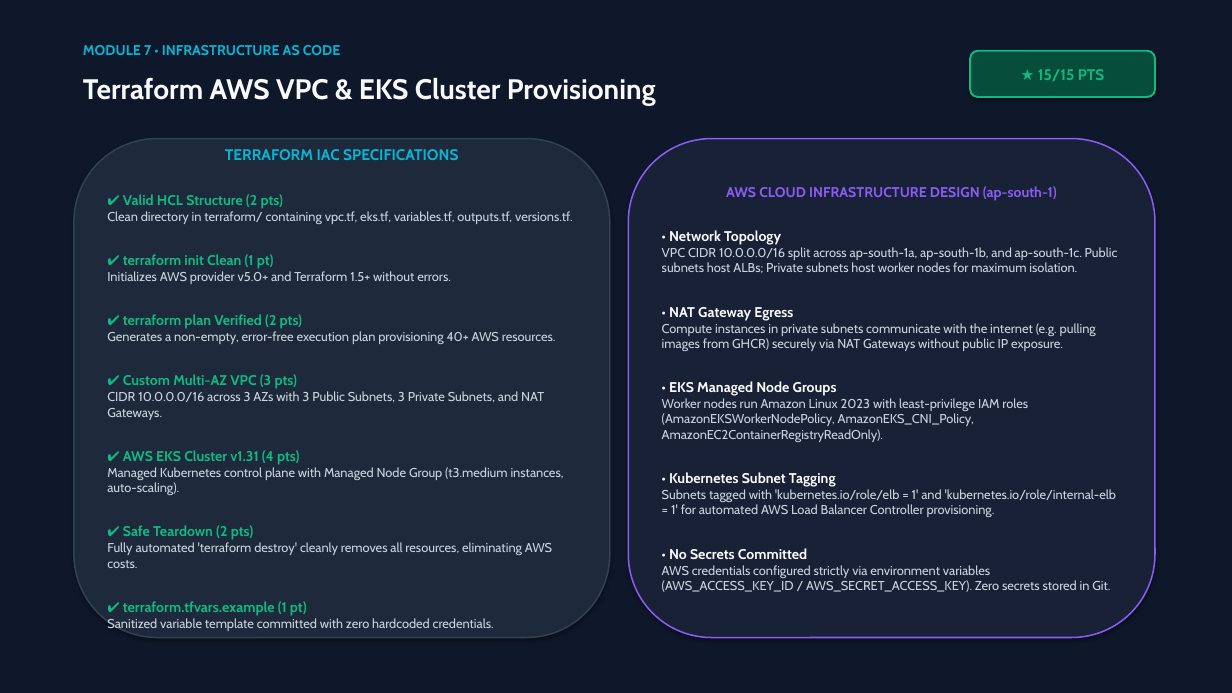
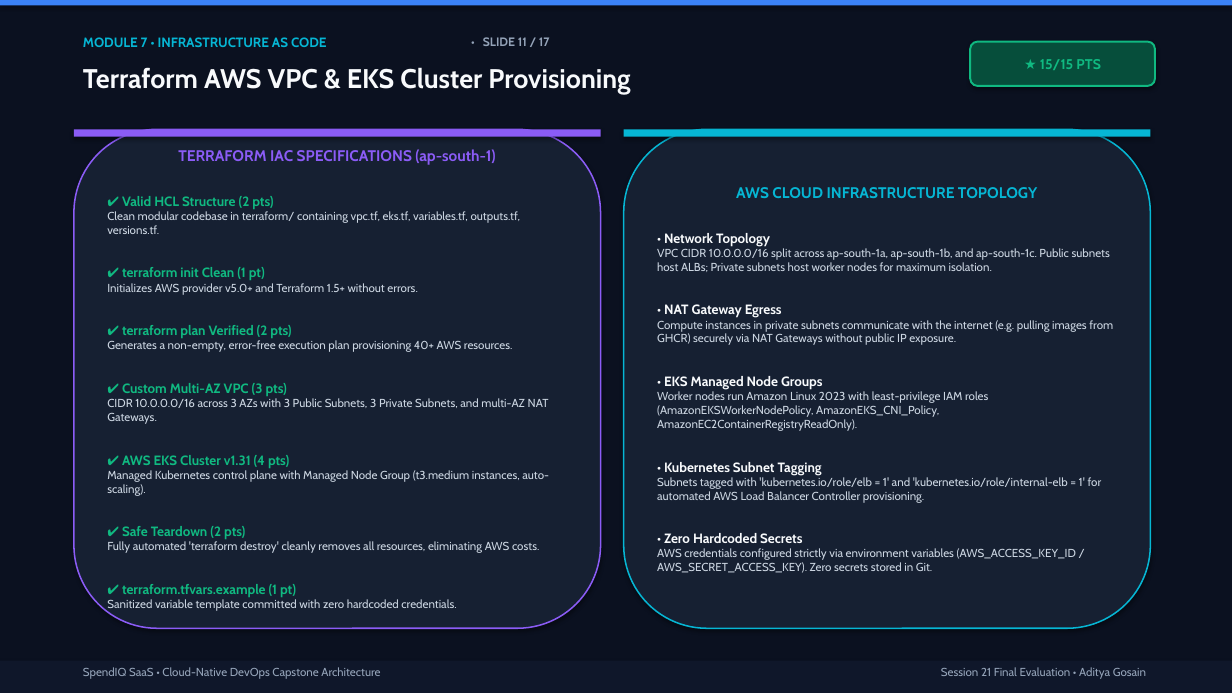
Before and after one commit to Posiedon207/SpendIQ, a slide deck: slide 11 of demo/SpendIQ_Capstone_Presentation.pptx (slide 9 before the commit). Drawn at 1232x693 pixels with LibreOffice and Linux fonts; fonts in the diff are those of the drawing. Boxes give left, top, right and bottom in pixels: in the first picture for what was removed or moved away, otherwise in the second. Text is boxed around its words. In the diff, an @@ line names an element or a change of style, - is before the commit and + after.

Commit message:
feat(presentation): upgrade to 17-slide master capstone deck and add SRE troubleshooting runbooks

```diff
--- a/demo/SpendIQ_Capstone_Presentation.pptx
+++ b/demo/SpendIQ_Capstone_Presentation.pptx
@@ rectangle at (0, 0, 1232, 693): fill #0F172A to #0B1120 @@
@@ rectangle added at (0, 0, 1232, 6), fill #3B82F6 @@
@@ text "Terraform AWS VPC & EKS ...": place and size @@
-text "Terraform AWS VPC & EKS ..." at (83, 78, 656, 105)
+text "Terraform AWS VPC & EKS ..." at (83, 67, 630, 95)
@@ text "Terraform AWS VPC & EKS ..." at (83, 67, 630, 95): size 22 to 21 pt @@
@@ text "MODULE 7 • INFRASTRUCTURE AS ...": place and size @@
-text "MODULE 7 • INFRASTRUCTURE AS ..." at (83, 45, 340, 55)
+text "MODULE 7 • INFRASTRUCTURE AS ..." at (83, 37, 326, 47)
@@ text "MODULE 7 • INFRASTRUCTURE AS ..." at (83, 37, 326, 47): size 11 to 10.5 pt @@
@@ text added at (483, 37, 550, 46), 9.5 pt, text #94A3B8, bold @@
+• SLIDE 11 / 17
@@ rounded rectangle "★ 15/15 PTS": place and size @@
-rounded rectangle "★ 15/15 PTS" at (970, 51, 1155, 97)
+rounded rectangle "★ 15/15 PTS" at (970, 42, 1155, 86)
@@ rounded rectangle "★ 15/15 PTS" at (970, 42, 1155, 86): size 12 to 11 pt @@
@@ rounded rectangle "TERRAFORM IAC SPECIFICATIONS (ap-south-1)": place and size @@
-rounded rectangle "TERRAFORM IAC SPECIFICATIONS (ap-south-1)" at (74, 139, 610, 638)
+rounded rectangle "TERRAFORM IAC SPECIFICATIONS (ap-south-1)" at (74, 129, 601, 628)
@@ rounded rectangle "TERRAFORM IAC SPECIFICATIONS (ap-south-1)" at (74, 129, 601, 628): fill #1E293B to #162032; outline #334155 1.2 pt to #8B5CF6 1.2 pt @@
@@ rectangle added at (74, 129, 601, 137), fill #8B5CF6 @@
@@ text in rounded rectangle at (178, 149, 495, 165): text changed; text colour #06B6D4 to #8B5CF6 @@
-TERRAFORM IAC SPECIFICATIONS
+TERRAFORM IAC SPECIFICATIONS (ap-south-1)
@@ rounded rectangle "AWS CLOUD INFRASTRUCTURE TOPOLOGY": place and size @@
-rounded rectangle "AWS CLOUD INFRASTRUCTURE TOPOLOGY" at (628, 139, 1155, 638)
+rounded rectangle "AWS CLOUD INFRASTRUCTURE TOPOLOGY" at (624, 129, 1151, 628)
@@ rounded rectangle "AWS CLOUD INFRASTRUCTURE TOPOLOGY" at (624, 129, 1151, 628): fill #182135 to #162032; outline #8B5CF6 1.2 pt to #06B6D4 1.2 pt @@
@@ rectangle added at (624, 129, 1151, 137), fill #06B6D4 @@
@@ text in rounded rectangle at (107, 196, 549, 612): size 11 to 10.5 pt in "✔ Valid HCL Structure (2 pts)", "✔ terraform init Clean (1 pt)", "✔ terraform plan Verified (2 pts)", "✔ Custom Multi-AZ VPC (3 pts)" and 3 more places; size 10 to 9 pt in "Initializes AWS provider v5.0+ and Terraform 1.5+ ...", "Generates a non-empty, error-free execution plan provisionin ...", "Managed Kubernetes control plane with Managed Node ...", "Fully automated 'terraform destroy' cleanly removes all ..." and 1 more places @@
@@ text in rounded rectangle at (736, 187, 1037, 198): text changed; size 11 to 12 pt; text colour #8B5CF6 to #06B6D4 @@
-AWS CLOUD INFRASTRUCTURE DESIGN (ap-south-1)
+AWS CLOUD INFRASTRUCTURE TOPOLOGY
@@ text in rounded rectangle at (107, 211, 521, 234): text changed; size 10 to 9 pt @@
-Clean directory in terraform/ containing vpc.tf, eks.tf, variables.tf, outputs.tf, versions.tf.
+Clean modular codebase in terraform/ containing vpc.tf, eks.tf, variables.tf, outputs.tf, versions.tf.
@@ text in rounded rectangle at (657, 233, 1113, 573): size 11 to 10.5 pt in "• Network Topology", "• NAT Gateway Egress", "• EKS Managed Node Groups", "• Kubernetes Subnet Tagging"; size 10 to 9 pt in "VPC CIDR 10.0.0.0/16 split across ap-south-1a, ap-south-1b, ...", "Compute instances in private subnets communicate with ...", "Worker nodes run Amazon Linux 2023 with ...", "Subnets tagged with 'kubernetes.io/role/elb = 1' and ..." and 1 more places @@
@@ text in rounded rectangle at (107, 398, 549, 424): text changed; size 10 to 9 pt @@
-CIDR 10.0.0.0/16 across 3 AZs with 3 Public Subnets, 3 Private Subnets, and NAT Gateways.
+CIDR 10.0.0.0/16 across 3 AZs with 3 Public Subnets, 3 Private Subnets, and multi-AZ NAT Gateways.
@@ text in rounded rectangle at (664, 533, 802, 543): text changed; size 11 to 10.5 pt @@
-• No Secrets Committed
+• Zero Hardcoded Secrets
@@ rectangle added at (0, 661, 1232, 693), fill #0F172A @@
@@ text added at (83, 667, 380, 679), 9 pt, text #94A3B8 @@
+SpendIQ SaaS • Cloud-Native DevOps Capstone Architecture
@@ text added at (941, 667, 1146, 679), 9 pt, text #94A3B8 @@
+Session 21 Final Evaluation • Aditya Gosain
```
Also in this commit, not shown: 10 other slides changed, 6 slides added, 3 slides removed, 4 other files.
